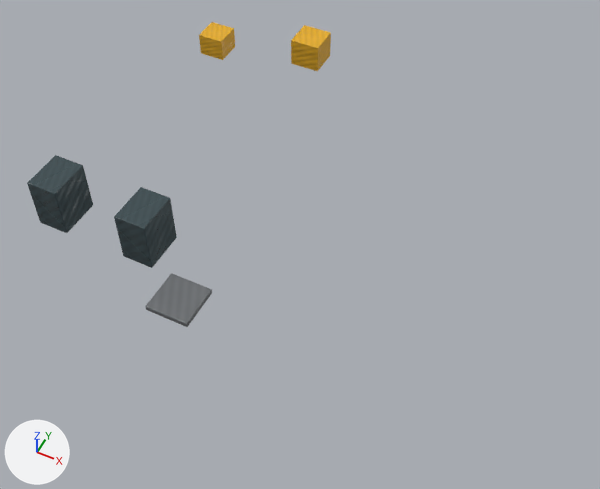
The FBX model stw-o3de/Project/Assets/IndustrialYard/STW_INDUSTRIAL_YARD_01/Environment/STW_INDUSTRIAL_YARD_01_cover.fbx, before and after one commit.
Before and after are seen from a camera (50 mm lens) standing at (19.0, -18.8, 27.3) and looking at (7.9, 3.3, -0.4). Lighting does not change. The marker at lower left points along +X, +Y and +Z. The older version comes first.

Objects in the first picture: 'left_cover_cladding', 'right_cover_cladding', 'scrapyard_cover_a', 'scrapyard_cover_b', 'service_step_skin'.
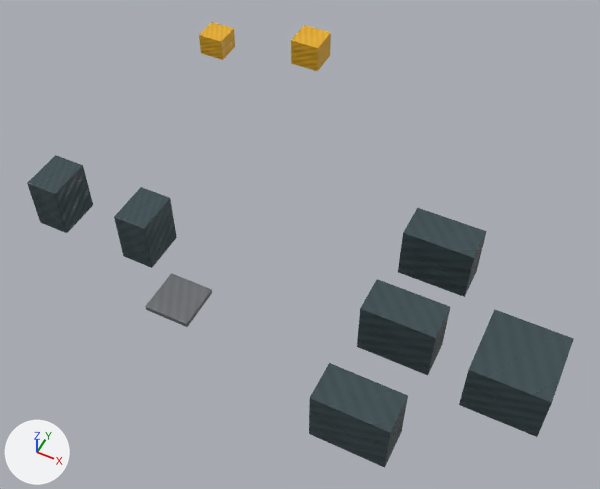
Boxes (x1, y1, x2, y2) around the edits, measured in the pictures (600 x 489 px):
'container_platform_support', added (cyan): after (459, 310, 574, 437)
'container_low_a', added (cyan): after (309, 363, 408, 468)
'container_low_b', added: after (357, 279, 450, 375)
'container_low_c', added: after (398, 208, 487, 297)

The change, as a diff of the scene's bpy script:
```diff
--- a/stw-o3de/Project/Assets/IndustrialYard/STW_INDUSTRIAL_YARD_01/Environment/STW_INDUSTRIAL_YARD_01_cover.fbx.py
+++ b/stw-o3de/Project/Assets/IndustrialYard/STW_INDUSTRIAL_YARD_01/Environment/STW_INDUSTRIAL_YARD_01_cover.fbx.py
@@ me_cube_179 @@
+me_cube_179.from_pydata(...)  # 56 vertices, 54 faces; spans x -1.5..1.5, y -0.8..0.8, z -1.25..1.25
+me_cube_179.materials.append(mat_m_iy_steelpainted)
@@ me_cube_178 @@
+me_cube_178.from_pydata(...)  # 56 vertices, 54 faces; spans x -1.5..1.5, y -0.8..0.8, z -1.25..1.25
+me_cube_178.materials.append(mat_m_iy_steelpainted)
@@ me_cube_180 @@
+me_cube_180.from_pydata(...)  # 56 vertices, 54 faces; spans x -1.5..1.5, y -1.5..1.5, z -1.2..1.2
+me_cube_180.materials.append(mat_m_iy_steelpainted)
@@ me_cube_177 @@
+me_cube_177.from_pydata(...)  # 56 vertices, 54 faces; spans x -1.5..1.5, y -0.8..0.8, z -1.25..1.25
+me_cube_177.materials.append(mat_m_iy_steelpainted)
@@ ob_container_low_c @@
+ob_container_low_c = bpy.data.objects.new('container_low_c', me_cube_179)
+ob_container_low_c.location = (14.0, 4.3, 1.25)
@@ ob_container_low_b @@
+ob_container_low_b = bpy.data.objects.new('container_low_b', me_cube_178)
+ob_container_low_b.location = (14.0, 0.0, 1.25)
@@ ob_container_platform_support @@
+ob_container_platform_support = bpy.data.objects.new('container_platform_support', me_cube_180)
+ob_container_platform_support.location = (18.5, 0.0, 1.2)
@@ ob_container_low_a @@
+ob_container_low_a = bpy.data.objects.new('container_low_a', me_cube_177)
+ob_container_low_a.location = (14.0, -4.3, 1.25)
```
